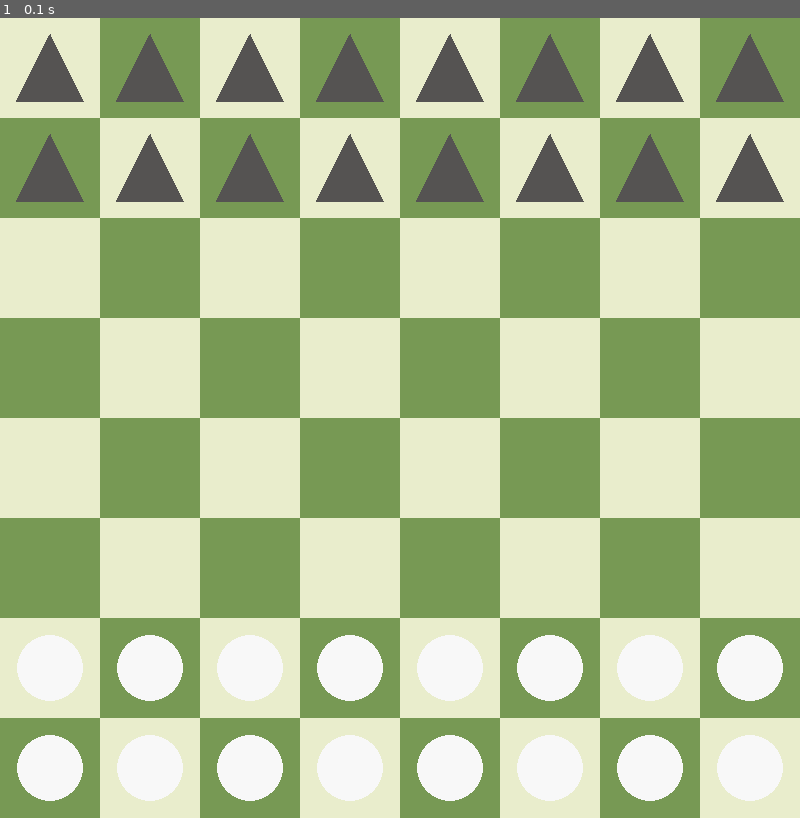
Above: before the commit, frame 1.
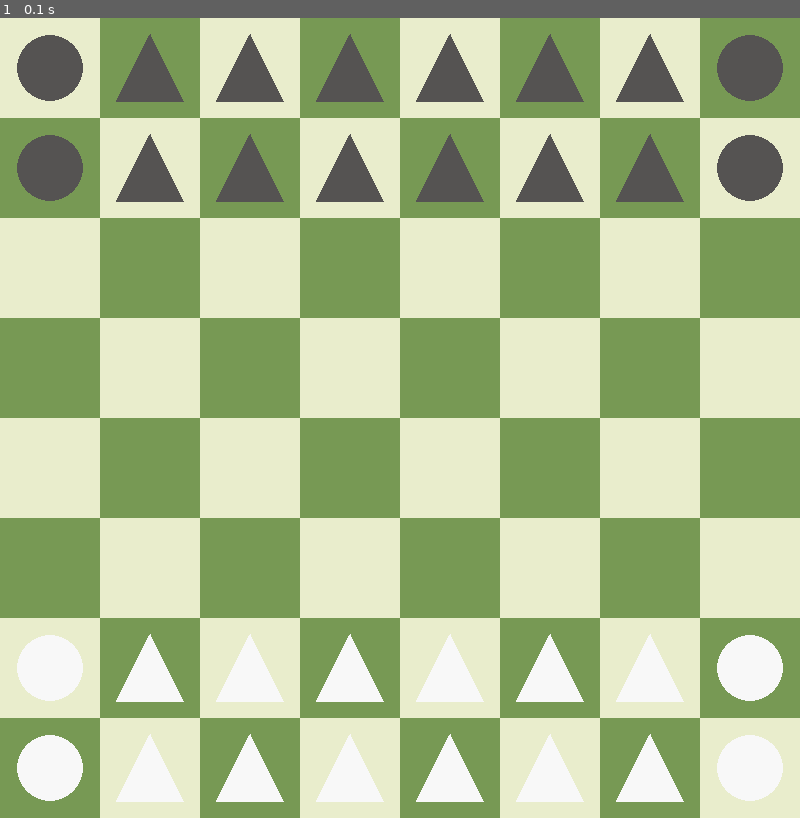
Above: after the commit, the same moment.

Repository: caleb-james-smith/PyGameChess
Game: pygame game, started from play.py
Two runs of this game, one before a commit and one after it. Both use one fixed random seed, a clock stepped at 60 frames per second and the inputs below.
Inputs:
- Up to frame 1 (0.1 s): no input

The runs differ from the first frame. In frame 1, 4.6% of the frame differs, in the area x 2-98%, y 2-98%.

Commit message:
Choose piece type based on x.

Diff:
--- a/play.py
+++ b/play.py
@@ -52,13 +52,16 @@
             # do not draw pieces in the central rows; depends on the squares per side
             if quarter_n_squares <= y < 3 * quarter_n_squares:
                 continue
-            # choose light or dark color
+            # choose piece color
             if y < half_n_squares:
                 color = dark_color
-                type = "triangle"
             else:
                 color = light_color
+            # choose piece type
+            if x == 0 or x == squares_per_side - 1:
                 type = "circle"
+            else:
+                type = "triangle"
             # Get piece position and size; note that this is different than the square position
             x_position = (x + 0.5) * square_side
             y_position = (y + 0.5) * square_side
